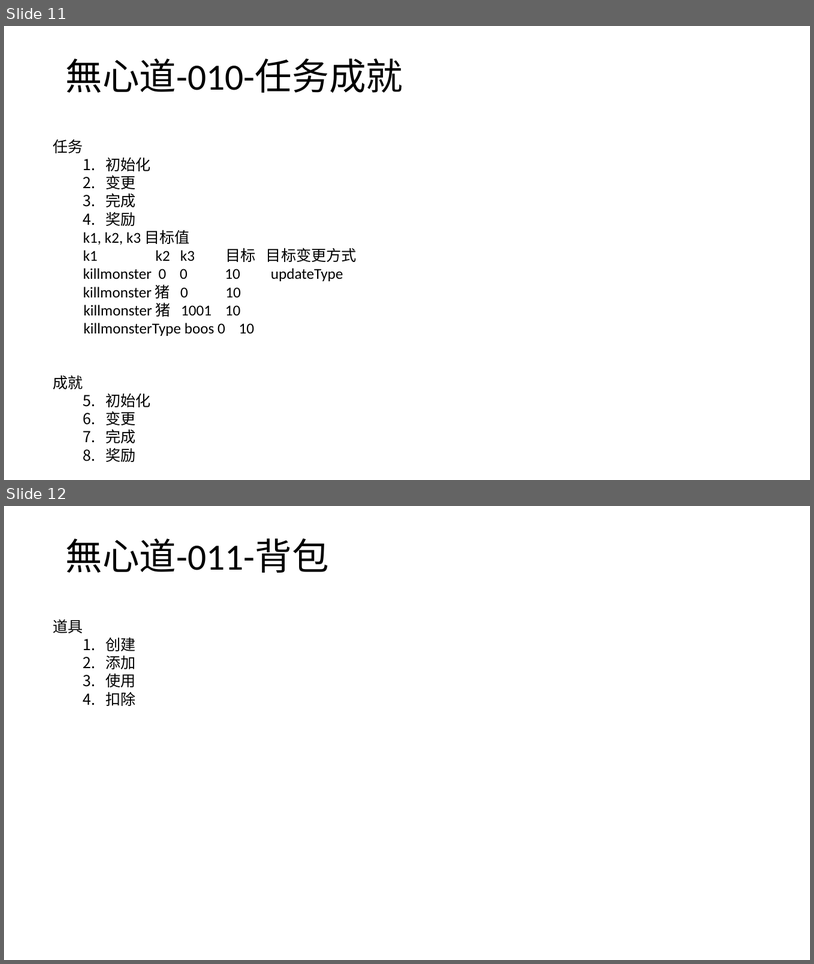
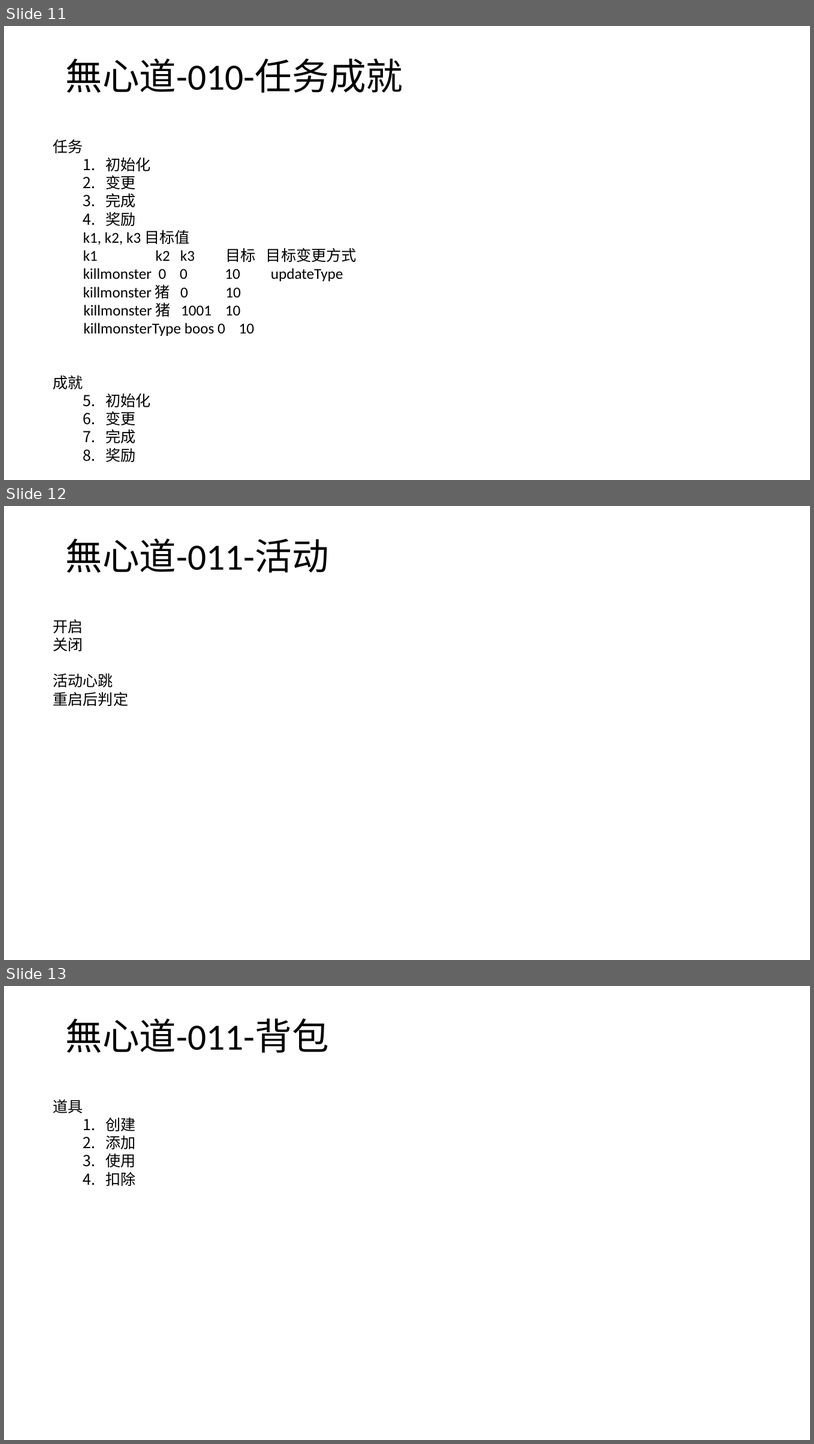
Before and after one commit to wxd-gaming/wxdgaming.boot, a slide deck: 無心道快速开发演示文稿.pptx. Shown one above the other, each under a label of ours: slides 11 and 12 before the commit, slides 11, 12 and 13 after it. The pictures are 814x964 and 814x1444 pixels, drawn with LibreOffice and Linux fonts; fonts in the diff are those of the drawing. Boxes give left, top, right and bottom in pixels: in the first picture for what was removed or moved away, otherwise in the second. Text is boxed around its words. In the diff, an @@ line names an element or a change of style, - is before the commit and + after.

```diff
--- a/無心道快速开发演示文稿.pptx
+++ b/無心道快速开发演示文稿.pptx
@@ slide 12 added at box(4, 506, 810, 960), background #FFFFFF @@
@@ title added at box(65, 538, 329, 573), 44 pt, text #000000 @@
+無心道-011-活动
@@ text added at box(53, 619, 128, 706), 18 pt, text #000000 @@
+开启
+关闭
+活动心跳
+重启后判定
@@ what was slide 12 is now slide 13 @@
```
Also in this commit, not shown: 3 other files.
